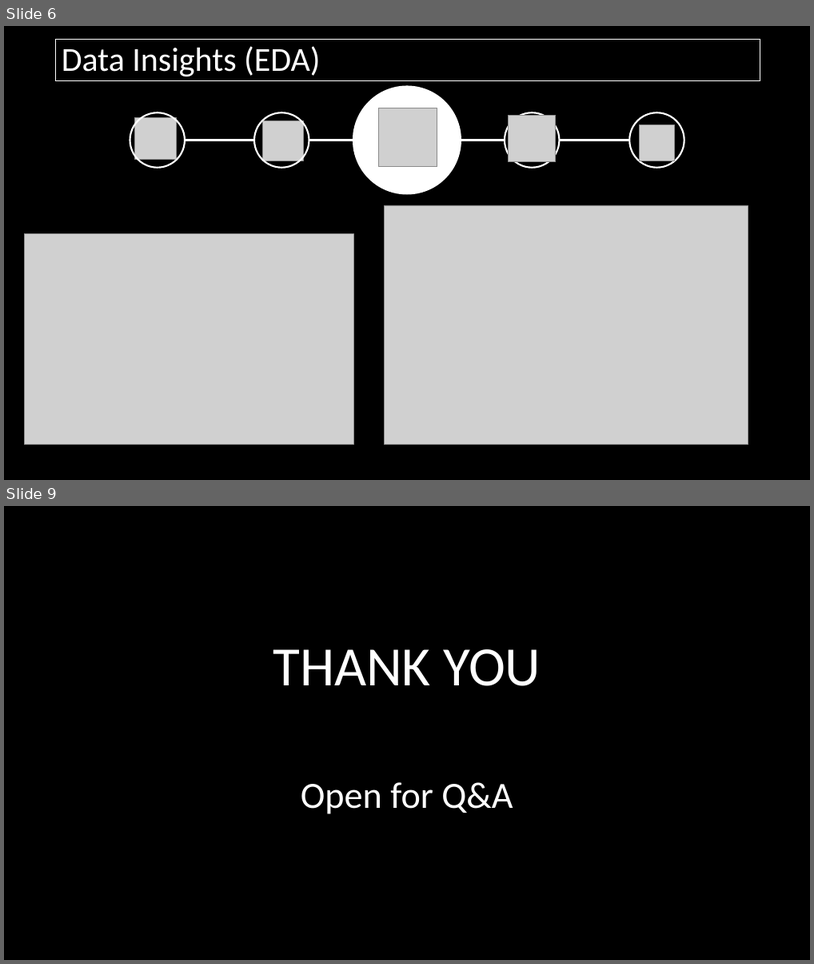
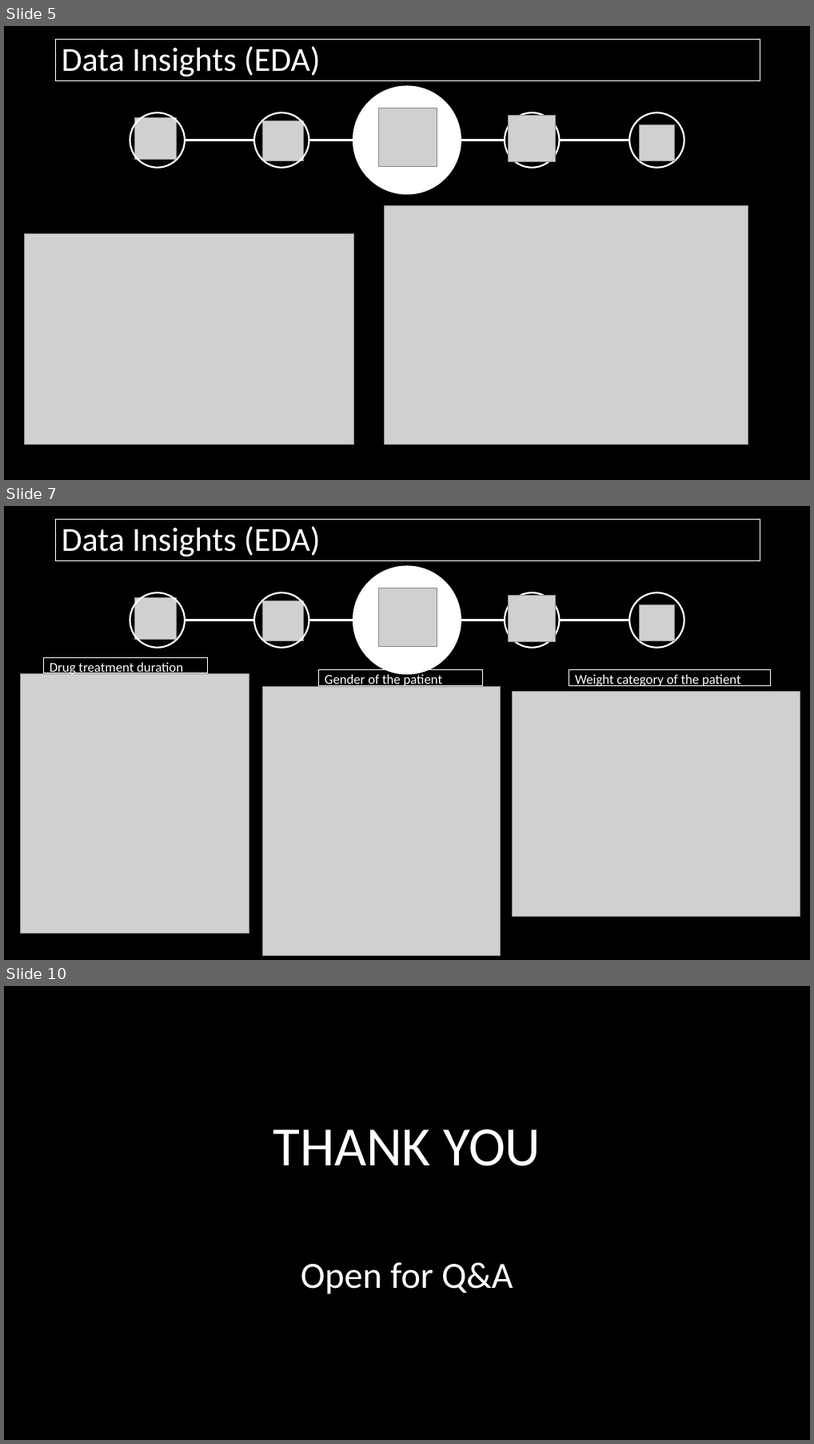
Before and after one commit to Nntraveler/CDSSHackathon, a slide deck: Hackathon.pptx. Shown one above the other, each under a label of ours: slides 6 and 9 before the commit, slides 5, 7 and 10 after it; the slides between them are not shown. The pictures are 814x964 and 814x1444 pixels, drawn with LibreOffice and Linux fonts; fonts in the diff are those of the drawing; grey boxes stand for pictures. Boxes give left, top, right and bottom in pixels: in the first picture for what was removed or moved away, otherwise in the second. Text is boxed around its words. In the diff, an @@ line names an element or a change of style, - is before the commit and + after.

```diff
--- a/Hackathon.pptx
+++ b/Hackathon.pptx
@@ slide 7 added at (x1=4, y1=506, x2=810, y2=960), background #000000 @@
@@ rectangle added at (x1=55, y1=520, x2=761, y2=560), outline #FFFFFF 0.75 pt, 40 pt, text #FFFFFF @@
+Data Insights (EDA)
@@ ellipse added at (x1=354, y1=567, x2=461, y2=673), fill #FFFFFF, outline #FFFFFF 2 pt @@
@@ ellipse added at (x1=130, y1=592, x2=185, y2=648), outline #FFFFFF 2 pt @@
@@ picture added at (x1=134, y1=598, x2=177, y2=640) @@
@@ ellipse added at (x1=254, y1=592, x2=310, y2=648), outline #FFFFFF 2 pt @@
@@ picture added at (x1=263, y1=600, x2=303, y2=640) @@
@@ picture added at (x1=379, y1=588, x2=438, y2=647) @@
@@ ellipse added at (x1=505, y1=592, x2=560, y2=648), outline #FFFFFF 2 pt @@
@@ picture added at (x1=509, y1=595, x2=556, y2=642) @@
@@ ellipse added at (x1=630, y1=592, x2=685, y2=648), outline #FFFFFF 2 pt @@
@@ line added from (185, 620) to (254, 620), #FFFFFF 2 pt @@
@@ line added from (310, 620) to (354, 620), #FFFFFF 2 pt @@
@@ line added from (461, 620) to (505, 620), #FFFFFF 2 pt @@
@@ line added from (560, 620) to (630, 620), #FFFFFF 2 pt @@
@@ picture added at (x1=640, y1=605, x2=675, y2=641) @@
@@ picture added at (x1=20, y1=673, x2=249, y2=933) @@
@@ rectangle added at (x1=43, y1=657, x2=207, y2=673), outline #FFFFFF 0.75 pt, 16 pt, text #FFFFFF @@
+Drug treatment duration
@@ rectangle added at (x1=319, y1=670, x2=483, y2=686), outline #FFFFFF 0.75 pt, 16 pt, text #FFFFFF @@
+Gender of the patient
@@ rectangle added at (x1=570, y1=670, x2=771, y2=686), outline #FFFFFF 0.75 pt, 16 pt, text #FFFFFF @@
+Weight category of the patient
@@ picture added at (x1=263, y1=686, x2=500, y2=956) @@
@@ picture added at (x1=513, y1=692, x2=801, y2=916) @@
@@ what was slide 6 is now slide 5 @@
@@ what was slide 9 is now slide 10 @@
```
Also in this commit, not shown: 5 slides changed, 1 other slide added, 1 slide removed.
